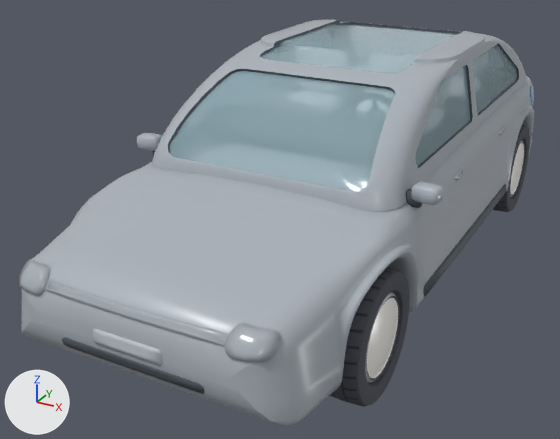
One commit to the glTF model public/car.glb: the scene before it, then after it.
Before and after are seen from a 50 mm camera at (2.0, -4.49, 2.42) aimed at (-0.28, -0.35, 0.35). Arrows for +X, +Y and +Z are at lower left; the lights stay in place. The picture after the commit comes second. Where no turn or scale is listed for an object, it has been applied to the vertices.

The first picture shows 'electric-car_body', 'electric-car_wheel_fl', 'electric-car_wheel_rl', 'electric-car_windows' and 1 more.
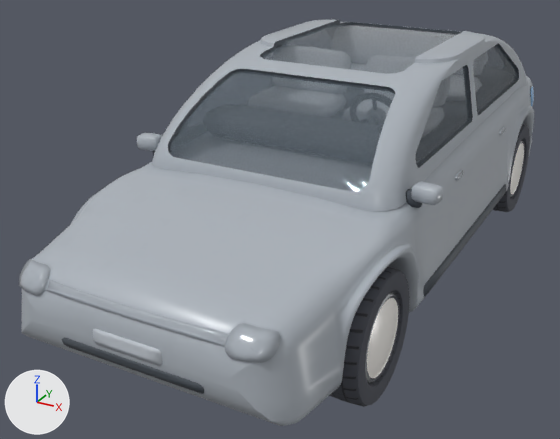
Where the change shows, as pixel boxes [x1, y1, x2, y2] in the pictures (560 x 439 px):
'electric-car_windows', recoloured: [169, 24, 517, 191] in both

Patch to the scene script:
```diff
--- a/public/car.glb.py
+++ b/public/car.glb.py
@@ mat_electric_car_window_glass_x @@
 mat_electric_car_window_glass_x = principled_material('electric-car_window_glass_x')
-mat_electric_car_window_glass_x.base_color = (0.521, 0.768, 0.855)  # cyan #bfe3ee
+mat_electric_car_window_glass_x.base_color = (0.16, 0.2, 0.24)  # greyish blue #6f7c86
 mat_electric_car_window_glass_x.roughness = 0.06
```
